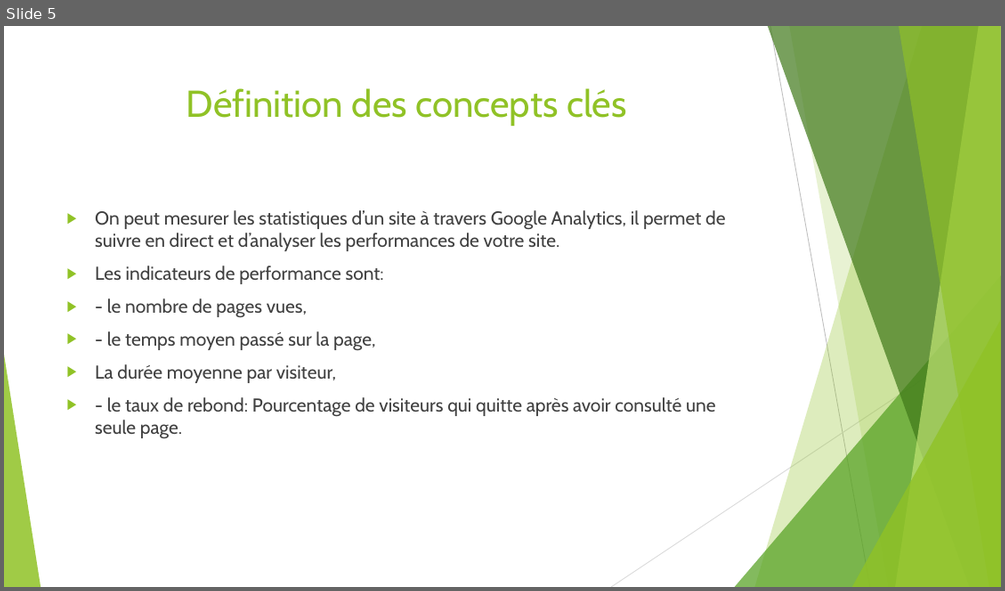
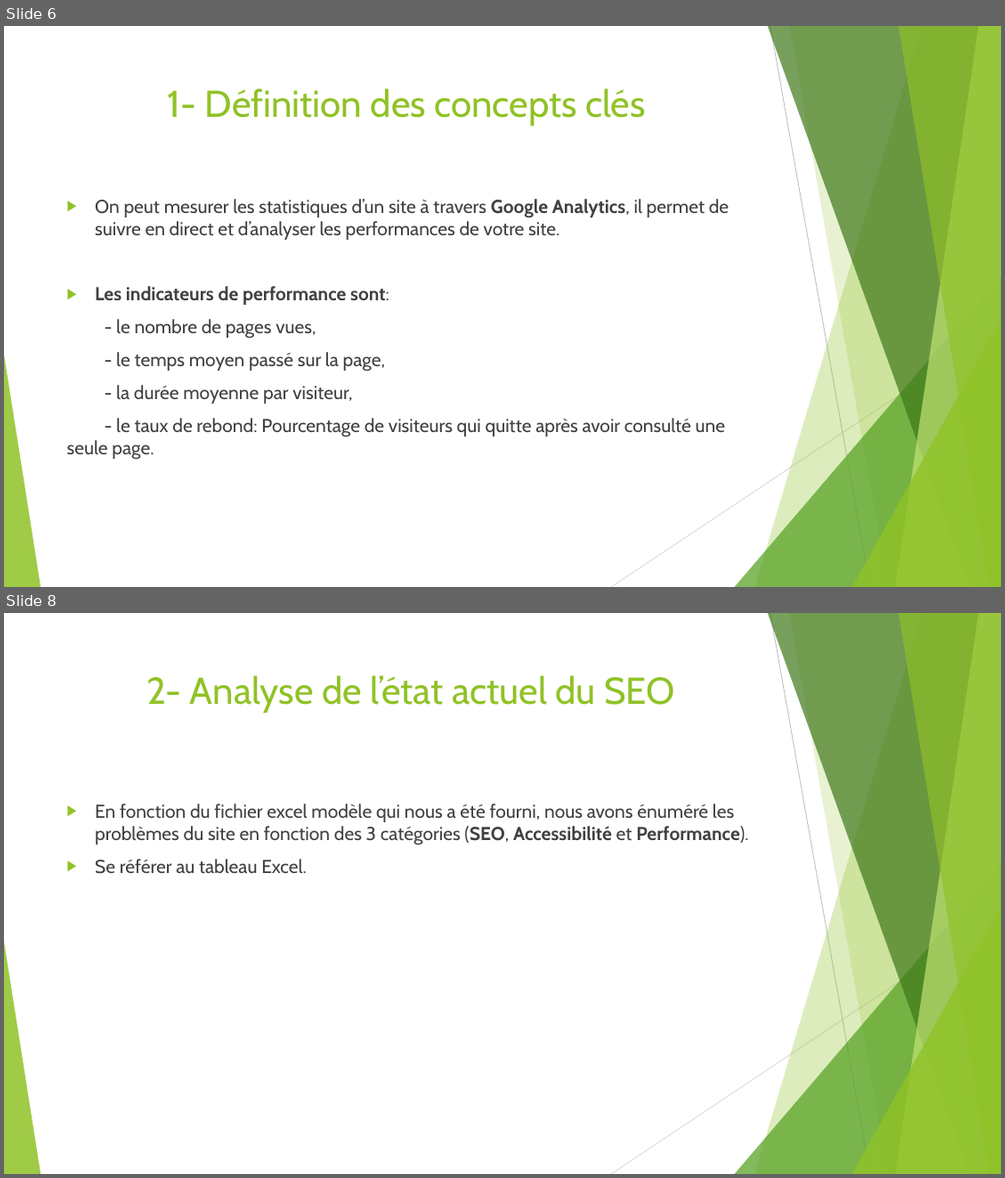
Before and after one commit to SOW-tech/Projet4ameliore, a slide deck: Présentation Projet4.pptx. Shown one above the other, each under a label of ours: slide 5 before the commit, slides 6 and 8 after it; the slides between them are not shown. The pictures are 1005x591 and 1005x1178 pixels, drawn with LibreOffice and Linux fonts; fonts in the diff are those of the drawing. Boxes give left, top, right and bottom in pixels: in the first picture for what was removed or moved away, otherwise in the second. Text is boxed around its words. In the diff, an @@ line names an element or a change of style, - is before the commit and + after.

```diff
--- a/Présentation Projet4.pptx
+++ b/Présentation Projet4.pptx
@@ slide 8 added at [4,613,1001,1174], background #FFFFFF; not listed: 10 template elements that a slide beside it also shows @@
@@ title added at [146,675,675,713], 36 pt, text #90C226 @@
+2- Analyse de l’état actuel du SEO
@@ text added at [95,803,748,874], 18 pt, text #404040 @@
+▶ En fonction du fichier excel modèle qui nous a été fourni, nous avons énuméré les problèmes du site en fonction des 3 catégories (SEO, Accessibilité et Performance).
+▶ Se référer au tableau Excel.
@@ what was slide 5 is now slide 6 @@
@@ slide 6 changed as well @@
@@ title at [168,88,646,126]: text changed @@
-Définition des concepts clés
+1- Définition des concepts clés
@@ text "On peut mesurer les statistiques ...": place and size @@
-text "On peut mesurer les statistiques ..." at [95,210,725,438]
+text "On peut mesurer les statistiques ..." at [67,199,728,459]
@@ text at [67,199,728,459]: bold on in "Google Analytics,", "Les indicateurs de performance sont:"; bullet ▶ to none @@
@@ text at [116,385,352,403]: text changed @@
-▶ La durée moyenne par visiteur,
+- la durée moyenne par visiteur,
```
Also in this commit, not shown: 5 other slides changed, 8 other slides added, 10 other files.
